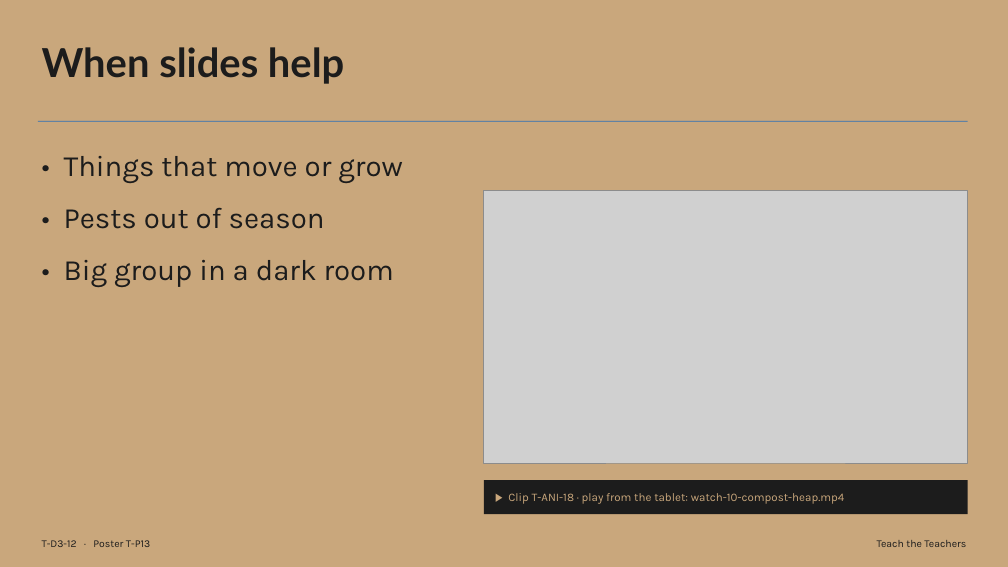
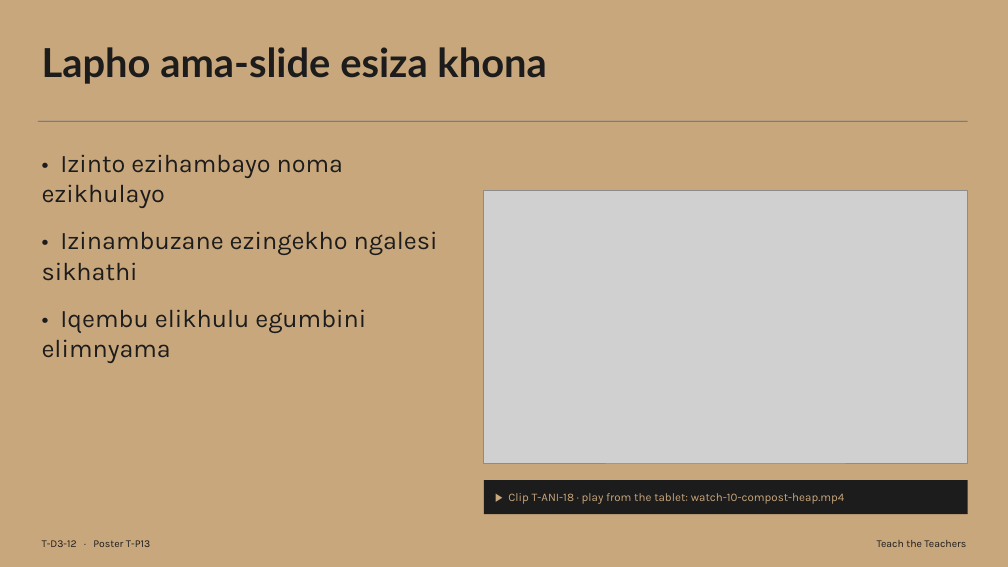
Before and after one commit to rorymclark-prog/ImbewuField, a slide deck: slide 12 of courses/build/teach-the-teachers/T-D3.zu.pptx. Drawn at 1008x567 pixels with LibreOffice and Linux fonts; fonts in the diff are those of the drawing; grey boxes stand for pictures. Boxes give left, top, right and bottom in pixels: in the first picture for what was removed or moved away, otherwise in the second. Text is boxed around its words. In the diff, an @@ line names an element or a change of style, - is before the commit and + after.

```diff
--- a/courses/build/teach-the-teachers/T-D3.zu.pptx
+++ b/courses/build/teach-the-teachers/T-D3.zu.pptx
@@ text at (42,47,546,84): text changed @@
-When slides help
+Lapho ama-slide esiza khona
@@ text at (42,155,438,363): text changed; size 28 to 24 pt @@
-• Things that move or grow
-• Pests out of season
-• Big group in a dark room
+• Izinto ezihambayo noma ezikhulayo
+• Izinambuzane ezingekho ngalesi sikhathi
+• Iqembu elikhulu egumbini elimnyama
```
Also in this commit, not shown: 17 other slides changed, 38 other files.
